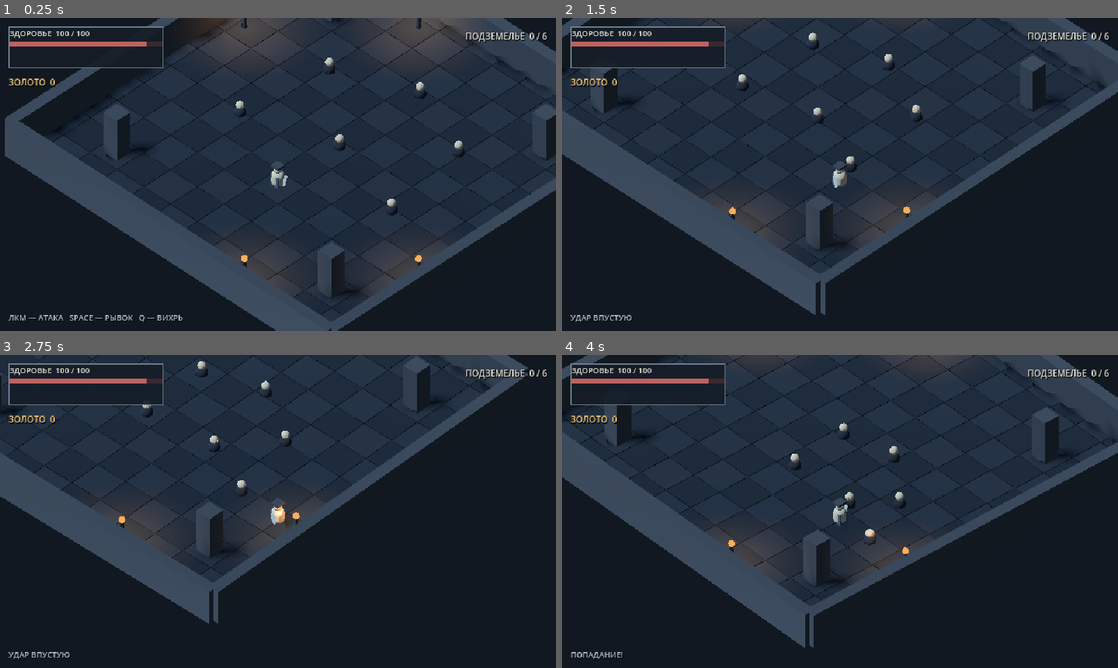
Above: before the commit, frames 1-4 (two rows, left to right).
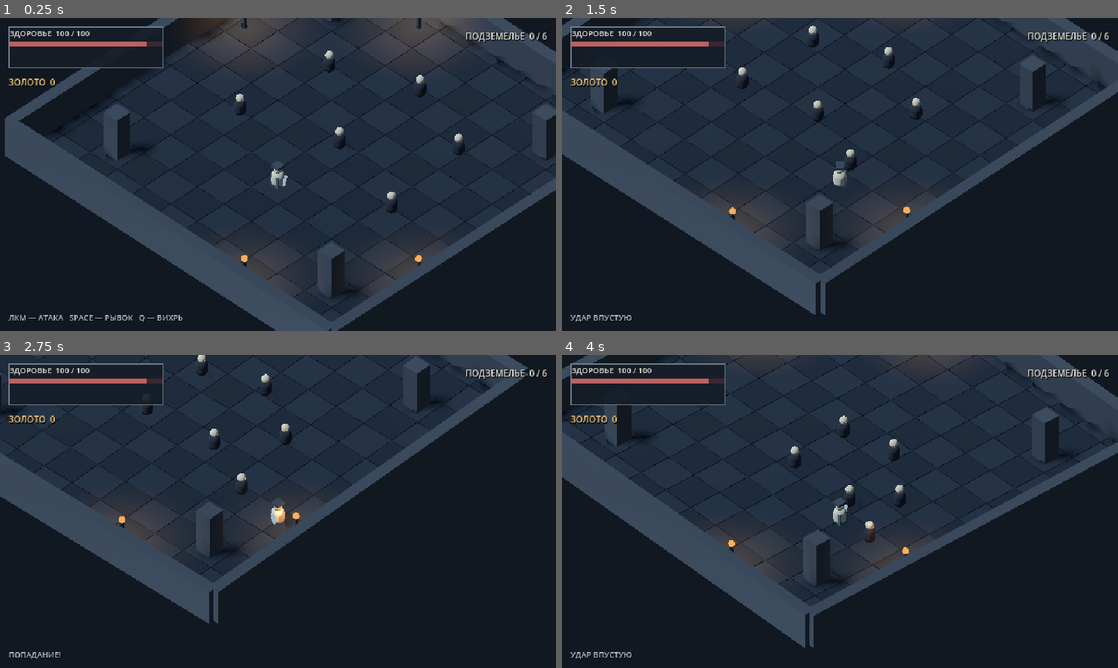
Above: after the commit, the same moments.

Repository: Blyaprint/new-1-bit-kuznya
Game: Godot game, scene res://scenes/action_rpg.tscn
Same seed, same stepped clock (60 frames per second), same inputs: the game is played once before the commit and once after it.
Inputs (mouse positions are in pixels of both pictures, inside the frame that each line leads up to):
- Up to frame 1 (0.25 s): no input
- Up to frame 2 (1.5 s): tap Enter at 0.5 s; move the mouse to (962, 158) at 0.52 s; hold D (move_right) 0.53-1.25 s; tap R at 0.6 s; click (962, 158) at 0.67 s; tap Space at 0.77 s; drag from (728, 190) to (812, 237) at 1.27 s
- Up to frame 3 (2.75 s): move the mouse to (333, 442) at 2.02 s; hold D (move_right) from 2.03 s (still down); tap R at 2.1 s; click (333, 442) at 2.17 s
- Up to frame 4 (4 s): release D (move_right) at 2.75 s; drag from (812, 574) to (673, 464) at 2.77 s; move the mouse to (1006, 558) at 3.52 s; hold A (move_left) from 3.53 s (still down); tap R at 3.6 s; click (1006, 558) at 3.67 s; tap Space at 3.77 s

The runs differ from the first frame. In frame 1, 0.6% of the frame differs, in the area x 42-90%, y 10-64%; in frame 2, 0.6%; in frame 3, 0.7%; in frame 4, 0.7%, in the area x 1-62%, y 19-98%.

Commit message:
Polish action RPG combat and dungeon collisions

Diff:
--- a/scripts/action_rpg.gd
+++ b/scripts/action_rpg.gd
@@ -143,13 +143,20 @@
 	body.add_child(collision)
 
 func _add_pillar(pos: Vector3) -> void:
+	var pillar_body := StaticBody3D.new()
+	pillar_body.position = pos + Vector3(0, 1.4, 0)
+	add_child(pillar_body)
 	var pillar := MeshInstance3D.new()
 	var mesh := BoxMesh.new()
 	mesh.size = Vector3(1.0, 2.8, 1.0)
 	pillar.mesh = mesh
 	pillar.material_override = mat_wall
-	pillar.position = pos + Vector3(0, 1.4, 0)
-	add_child(pillar)
+	pillar_body.add_child(pillar)
+	var collision := CollisionShape3D.new()
+	var shape := BoxShape3D.new()
+	shape.size = mesh.size
+	collision.shape = shape
+	pillar_body.add_child(collision)
 
 func _add_torch(pos: Vector3) -> void:
 	var stand := MeshInstance3D.new()
@@ -242,7 +249,7 @@
 	for point in spawn_points:
 		var enemy := Node3D.new()
 		enemy.name = "BoneWarden"
-		enemy.position = point
+		enemy.position = point + Vector3(0, 0.48, 0)
 		add_child(enemy)
 		var body := MeshInstance3D.new()
 		var body_mesh := CapsuleMesh.new()
@@ -385,7 +392,6 @@
 	if event is InputEventKey and event.pressed and not event.echo:
 		if event.keycode == KEY_ESCAPE:
 			paused = not paused
-			get_tree().paused = paused
 			status_label.text = "ПАУЗА — ESC ДЛЯ ПРОДОЛЖЕНИЯ" if paused else "ЛКМ — АТАКА   SPACE — РЫВОК   Q — ВИХРЬ"
 		elif event.keycode == KEY_R and game_over:
 			get_tree().reload_current_scene()
@@ -396,6 +402,19 @@
 	if event is InputEventMouseButton and event.button_index == MOUSE_BUTTON_LEFT and event.pressed:
 		_attack()
 
+func _face_toward_mouse() -> void:
+	if camera == null or player == null:
+		return
+	var mouse := get_viewport().get_mouse_position()
+	var ray_origin := camera.project_ray_origin(mouse)
+	var ray_direction := camera.project_ray_normal(mouse)
+	var hit = Plane(Vector3.UP, 0.0).intersects_ray(ray_origin, ray_direction)
+	if hit != null:
+		var direction: Vector3 = hit - player.global_position
+		direction.y = 0.0
+		if direction.length() > 0.05:
+			player.look_at(player.global_position + direction.normalized(), Vector3.UP)
+
 func _dash() -> void:
 	var direction := Vector3(player.velocity.x, 0, player.velocity.z).normalized()
 	if direction.length() < 0.1:
@@ -410,6 +429,7 @@
 	if attack_cooldown > 0.0 or game_over or paused:
 		return
 	attack_cooldown = 0.42
+	_face_toward_mouse()
 	var facing := -player.global_transform.basis.z
 	var hit_any := false
 	for i in range(enemies.size() - 1, -1, -1):
@@ -439,6 +459,7 @@
 	enemy["hp"] = int(enemy["hp"]) - amount
 	var node: Node3D = enemy["node"]
 	node.scale = Vector3(1.12, 0.88, 1.12)
+	enemy["flash"] = 0.12
 	if int(enemy["hp"]) <= 0:
 		var drop := Node3D.new()
 		drop.position = node.position + Vector3(0, 0.3, 0)
@@ -481,7 +502,10 @@
 					status_label.text = "ТЫ ПОЛУЧИЛ УРОН"
 					if player_hp <= 0:
 						_finish_game(false)
-		enemy["flash"] = maxf(0.0, float(enemy["flash"]) - delta)
+		if float(enemy["flash"]) > 0.0:
+			enemy["flash"] = maxf(0.0, float(enemy["flash"]) - delta)
+			if float(enemy["flash"]) == 0.0:
+				node.scale = Vector3.ONE
 		enemies[i] = enemy
 
 func _update_loot() -> void:
